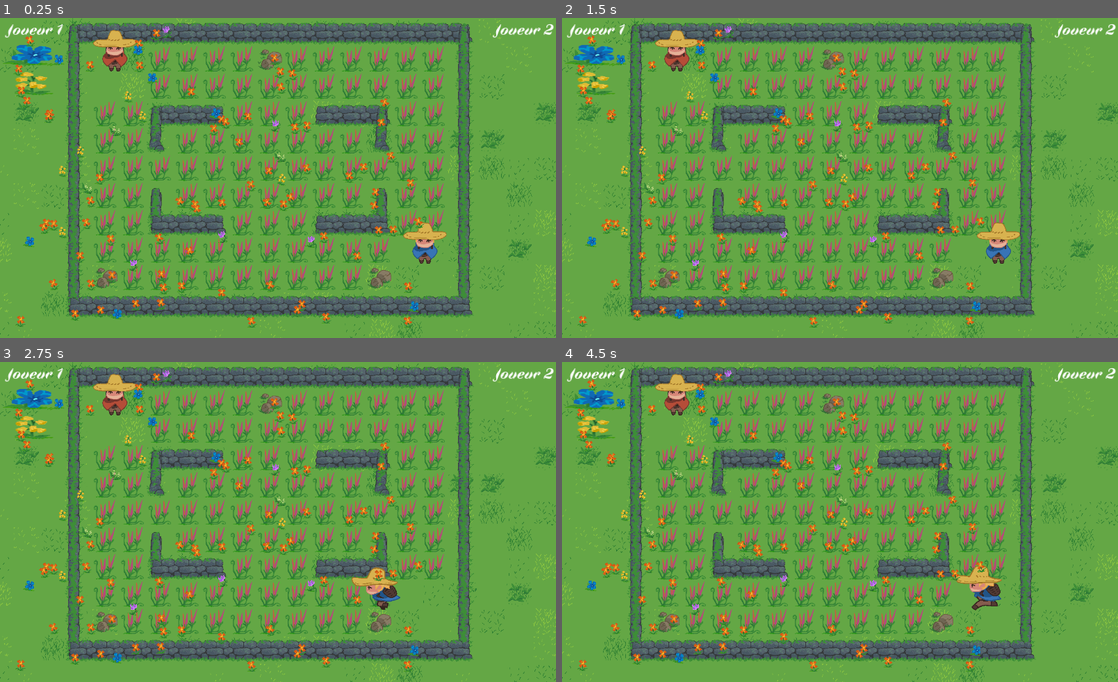
Above: before the commit, frames 1-4 (two rows, left to right).
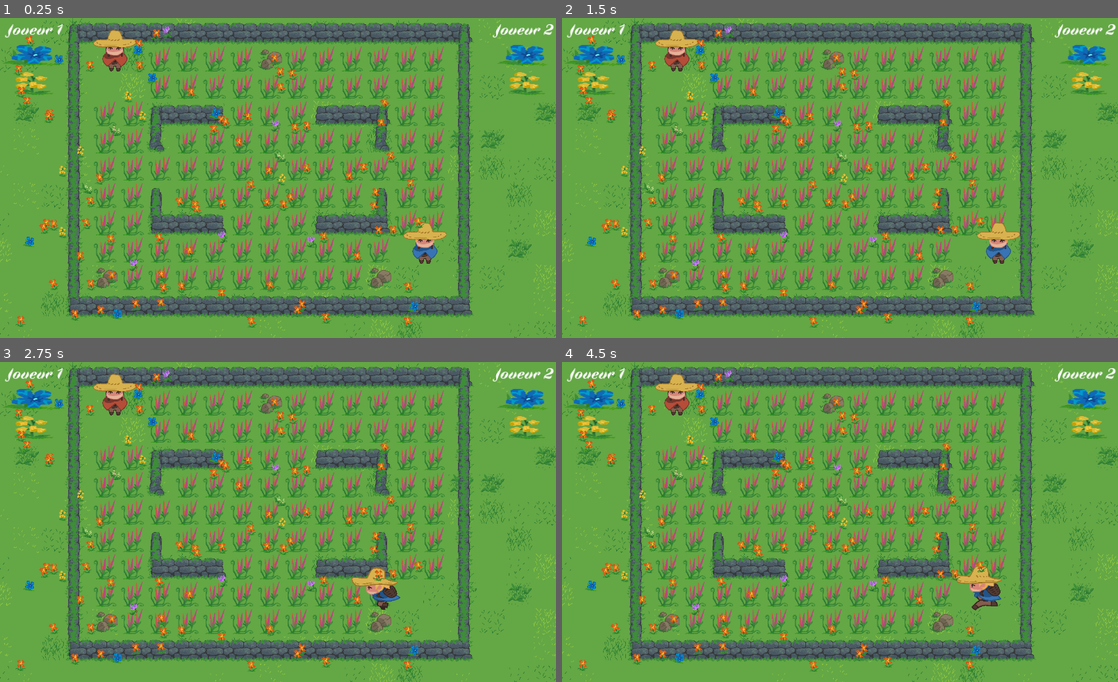
Above: after the commit, the same moments.

Repository: FablabMurat/2025GameJamCantal-1
Game: Godot game, scene res://root.tscn
Same seed, same stepped clock (60 frames per second), same inputs: the game is played once before the commit and once after it.
Inputs:
- Up to frame 1 (0.25 s): no input
- Up to frame 2 (1.5 s): tap Enter (ui_accept) at 0.5, 0.77, 1.25 s; hold Right (ui_right) from 0.53 s (still down)
- Up to frame 3 (2.75 s): tap Enter (ui_accept) at 1.52, 2 s; release Right (ui_right) at 2.03 s; hold Left (ui_left) from 2.03 s (still down)
- Up to frame 4 (4.5 s): release Left (ui_left) at 2.78 s; hold Right (ui_right) 2.78-4.28 s; tap Enter (ui_accept) at 3.02, 3.77, 4.25 s; hold Left (ui_left) from 4.28 s (still down)

The runs differ from the first frame. In frame 1, 0.6% of the frame differs, in the area x 89-99%, y 8-25%; in frame 2, 0.6%; in frame 3, 0.6%; in frame 4, 0.6%.

Commit message:
remplissage de l'inventaire pour joueur 2 aussi

Diff:
--- a/niveau.gd
+++ b/niveau.gd
@@ -94,7 +94,7 @@
 
 func setmission(listflowers : Array):
 	mission = listflowers
-	for nj in range(1,2) :
+	for nj in range(1,3) :
 		for i in range(0,listflowers.size()) :
 			if listflowers[i] != 0 :
 				for n in range(0,listflowers[i]) :
